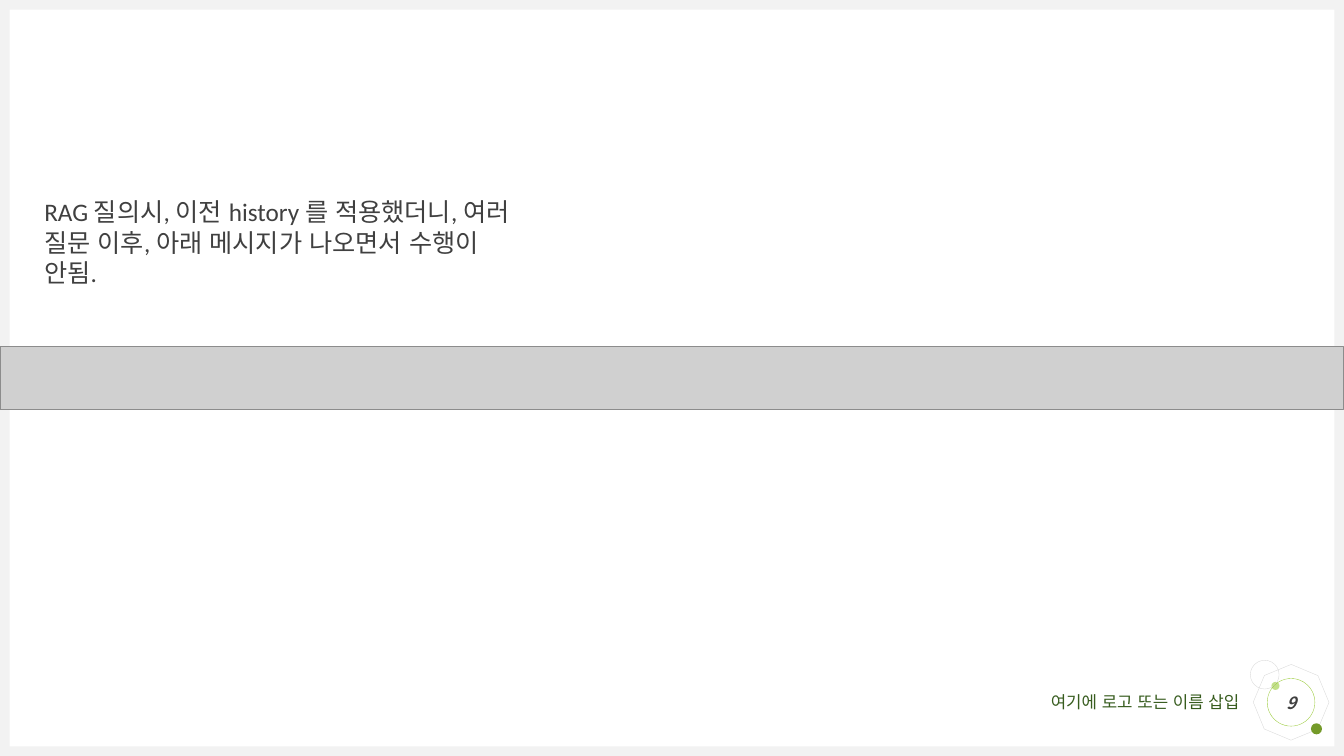
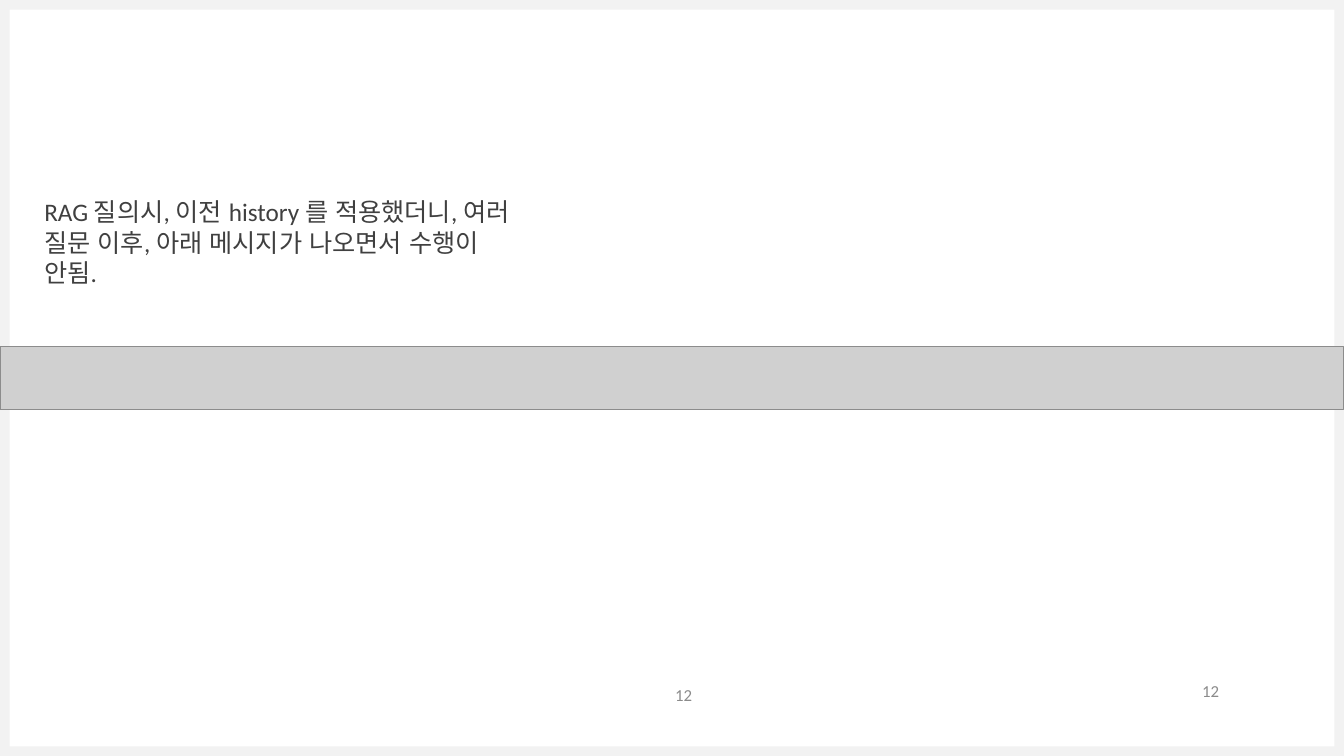
Before and after one commit to Wonchul08Lee/GenAI, a slide deck: slide 12 of Report.pptx (slide 9 before the commit). Drawn at 1344x756 pixels with LibreOffice and Linux fonts; fonts in the diff are those of the drawing; grey boxes stand for pictures. Boxes give left, top, right and bottom in pixels: in the first picture for what was removed or moved away, otherwise in the second. Text is boxed around its words. In the diff, an @@ line names an element or a change of style, - is before the commit and + after.

```diff
--- a/Report.pptx
+++ b/Report.pptx
@@ octagon removed at (1246, 657, 1337, 748) @@
@@ page number added at (1202, 686, 1219, 697), 12 pt, text #8C8C8C @@
+12
@@ ellipse removed at (1250, 660, 1278, 689) @@
@@ page number removed at (1267, 679, 1315, 726) @@
-9
@@ ellipse removed at (1271, 682, 1279, 690) @@
@@ page number added at (675, 690, 692, 701), 12 pt, text #8C8C8C @@
+12
@@ text removed at (1051, 694, 1239, 710) @@
-여기에 로고 또는 이름 삽입
@@ ellipse removed at (1312, 724, 1323, 735) @@
```
Also in this commit, not shown: 7 other slides changed, 4 slides added, 1 slide removed.
